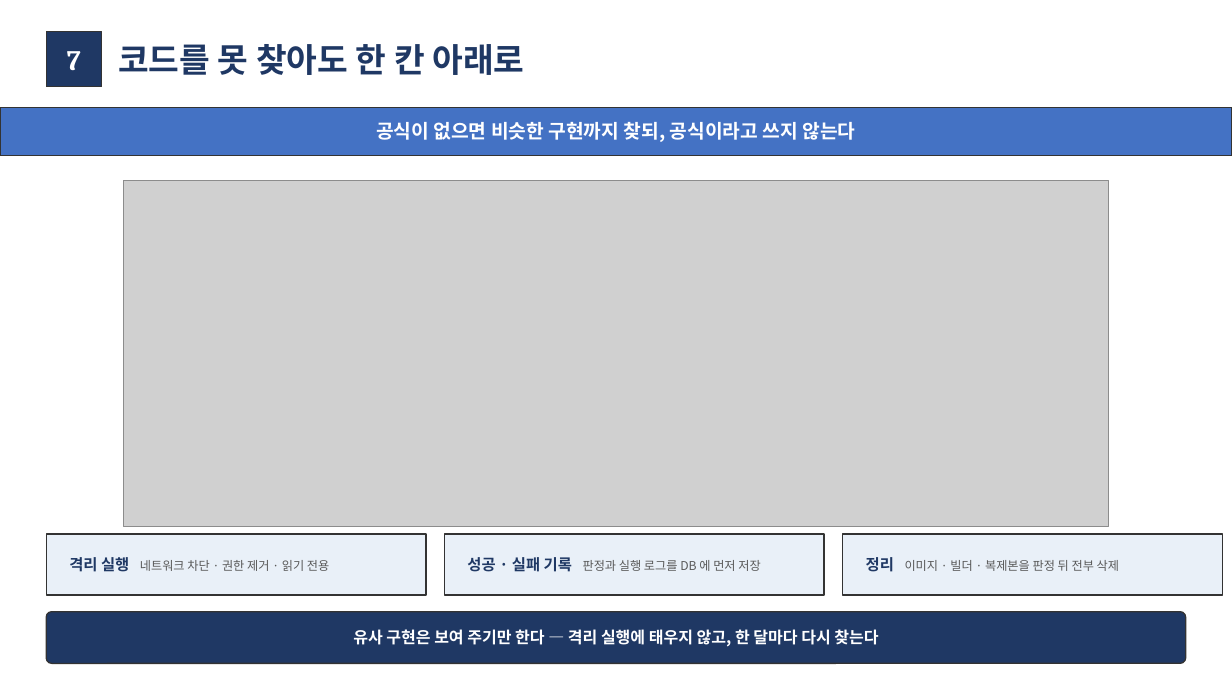
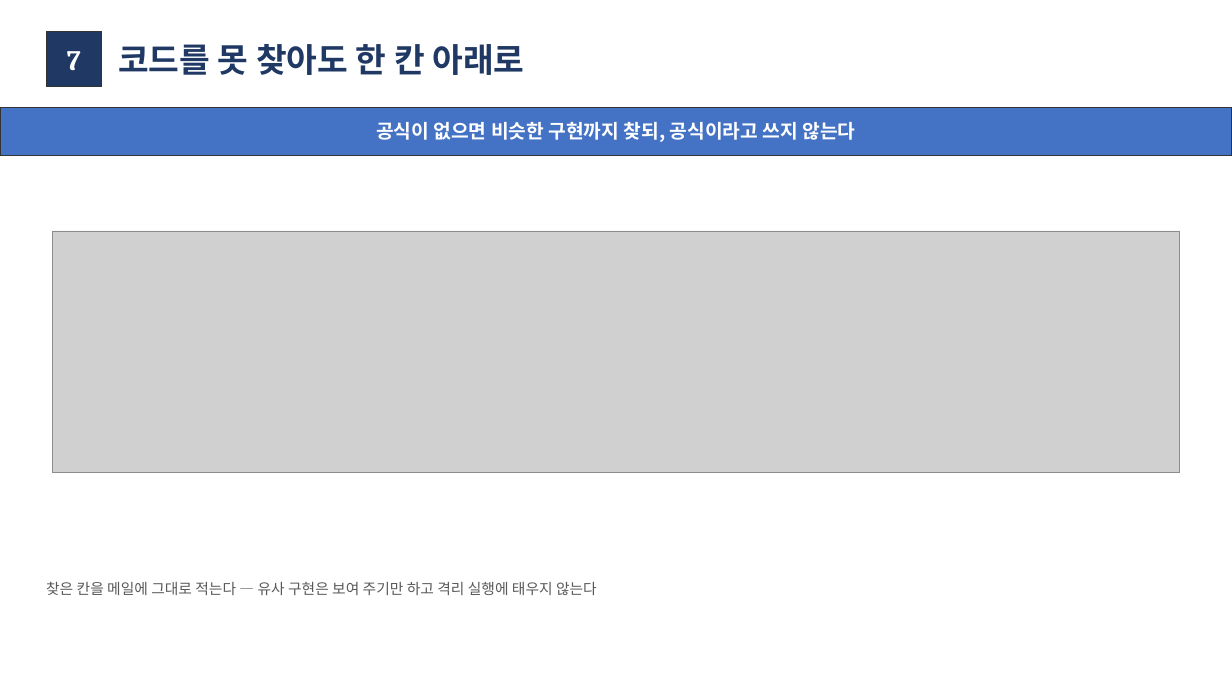
Before and after one commit to moon201595/agent, a slide deck: slide 8 of docs/diagrams_feedback_2026-09-17/피드백_반영_보고_2026-09-20.pptx. Drawn at 1232x693 pixels with LibreOffice and Linux fonts; fonts in the diff are those of the drawing; grey boxes stand for pictures. Boxes give left, top, right and bottom in pixels: in the first picture for what was removed or moved away, otherwise in the second. Text is boxed around its words. In the diff, an @@ line names an element or a change of style, - is before the commit and + after.

```diff
--- a/docs/diagrams_feedback_2026-09-17/피드백_반영_보고_2026-09-20.pptx
+++ b/docs/diagrams_feedback_2026-09-17/피드백_반영_보고_2026-09-20.pptx
@@ picture: place and size @@
-picture at (123,180,1109,527)
+picture at (53,231,1180,472)
@@ rectangle removed at (46,534,426,595) @@
@@ rectangle removed at (445,534,824,595) @@
@@ rectangle removed at (843,534,1223,595) @@
@@ text removed at (69,557,329,572) @@
-격리 실행 네트워크 차단 · 권한 제거 · 읽기 전용
@@ text removed at (467,557,760,572) @@
-성공 · 실패 기록 판정과 실행 로그를 DB 에 먼저 저장
@@ text removed at (866,557,1119,572) @@
-정리 이미지 · 빌더 · 복제본을 판정 뒤 전부 삭제
@@ text at (46,581,597,595): text changed; size 12.5 to 11.5 pt; text colour #FFFFFF to #595959; bold off @@
-유사 구현은 보여 주기만 한다 — 격리 실행에 태우지 않고, 한 달마다 다시 찾는다
+찾은 칸을 메일에 그대로 적는다 — 유사 구현은 보여 주기만 하고 격리 실행에 태우지 않는다
@@ rounded rectangle removed at (46,612,1186,664) @@
```
Also in this commit, not shown: 8 other slides changed, 2 slides added, 1 slide removed, 4 other files.
